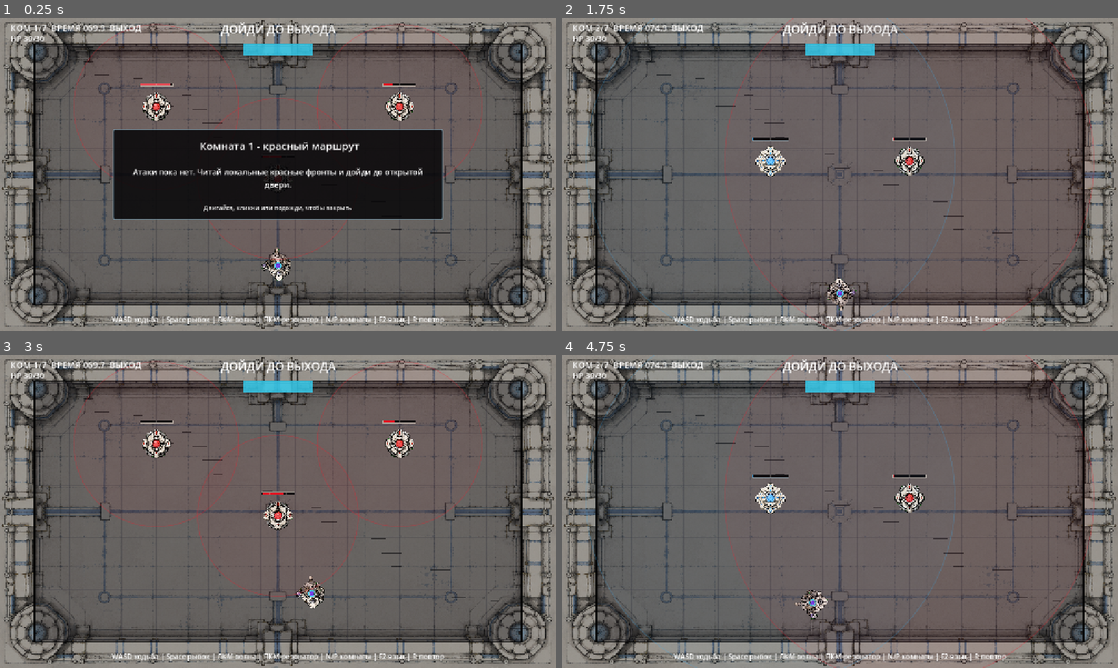
Above: before the commit, frames 1-4 (two rows, left to right).
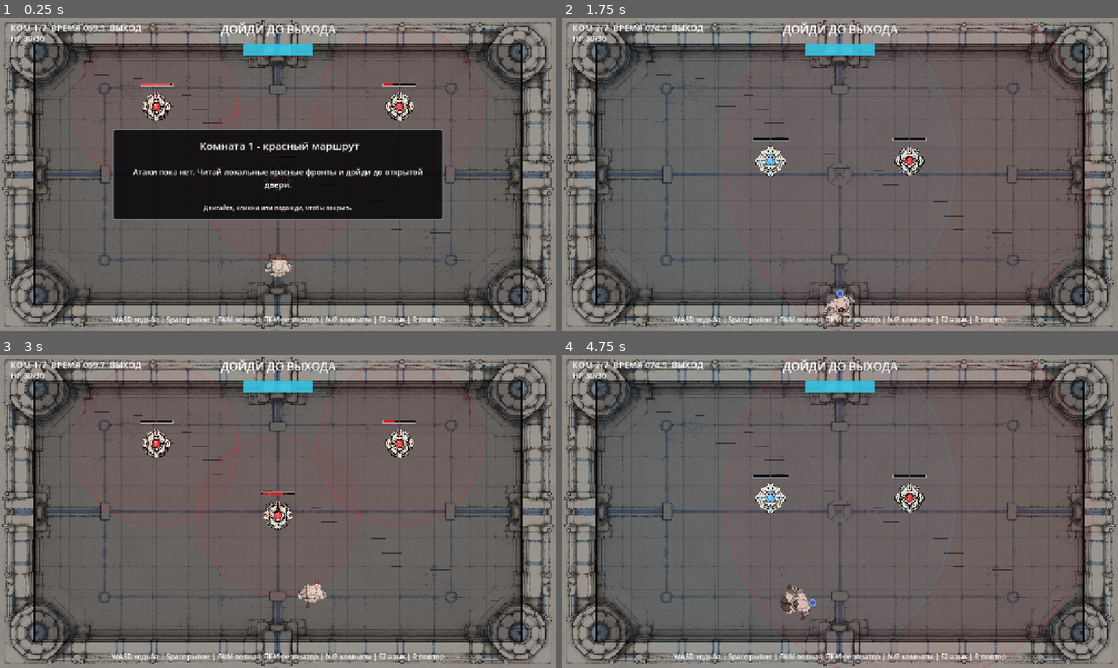
Above: after the commit, the same moments.

Repository: KirillRnd/ellipsis
Game: Godot game, scene res://main.tscn
Two runs of this game, one before a commit and one after it. Both use one fixed random seed, a clock stepped at 60 frames per second and the inputs below.
Inputs (mouse positions are in pixels of both pictures, inside the frame that each line leads up to):
- Up to frame 1 (0.25 s): no input
- Up to frame 2 (1.75 s): tap Enter at 0.5 s; move the mouse to (962, 158) at 0.52 s; hold D 0.53-1.28 s; hold R 0.53-1.28 s; click (962, 158) at 0.67 s; tap Space at 0.77, 1.52 s; move the mouse to (728, 190) at 1.27 s; hold S from 1.28 s (still down); tap N at 1.35 s
- Up to frame 3 (3 s): move the mouse to (333, 442) at 2.02 s; release S at 2.03 s; hold D 2.03-2.78 s; hold P 2.03-2.78 s; move the mouse to (250, 574) at 2.77 s; hold W from 2.78 s (still down); tap Enter at 2.85 s; click (250, 574) at 2.92 s
- Up to frame 4 (4.75 s): tap Space at 3.02, 3.77, 4.52 s; move the mouse to (1006, 558) at 3.52 s; release W at 3.53 s; hold R 3.53-4.28 s; hold A from 3.53 s (still down); move the mouse to (673, 464) at 4.27 s; tap N at 4.35 s

The runs differ from the first frame. In frame 1, 0.3% of the frame differs, in the area x 47-53%, y 73-84%; in frame 2, 0.4%; in frame 3, 0.3%; in frame 4, 0.5%, in the area x 39-48%, y 73-85%.

Commit message:
player: integrate ordered Colorless animations

Diff:
--- a/godot/scenes/Player.tscn
+++ b/godot/scenes/Player.tscn
@@ -1,6 +1,150 @@
-[gd_scene load_steps=2 format=3]
+[gd_scene load_steps=21 format=3]
 
 [ext_resource type="Script" path="res://scripts/PlayerController.gd" id="1"]
+[ext_resource type="Texture2D" path="res://assets/actors/colorless/colorless_idle_sheet.png" id="2_idle"]
+[ext_resource type="Texture2D" path="res://assets/actors/colorless/colorless_move_sheet.png" id="3_move"]
+[ext_resource type="Texture2D" path="res://assets/actors/colorless/colorless_hit_sheet.png" id="4_hit"]
+[ext_resource type="Texture2D" path="res://assets/actors/colorless/colorless_dash_sheet.png" id="5_dash"]
+[ext_resource type="Texture2D" path="res://assets/actors/colorless/colorless_place_resonator_two_state_sheet.png" id="6_place"]
+
+[sub_resource type="AtlasTexture" id="AtlasTexture_dash_0"]
+atlas = ExtResource("5_dash")
+region = Rect2(0, 0, 256, 512)
+
+[sub_resource type="AtlasTexture" id="AtlasTexture_dash_1"]
+atlas = ExtResource("5_dash")
+region = Rect2(256, 0, 256, 512)
+
+[sub_resource type="AtlasTexture" id="AtlasTexture_dash_2"]
+atlas = ExtResource("5_dash")
+region = Rect2(512, 0, 256, 512)
+
+[sub_resource type="AtlasTexture" id="AtlasTexture_idle_0"]
+atlas = ExtResource("2_idle")
+region = Rect2(0, 0, 256, 256)
+
+[sub_resource type="AtlasTexture" id="AtlasTexture_idle_1"]
+atlas = ExtResource("2_idle")
+region = Rect2(256, 0, 256, 256)
+
+[sub_resource type="AtlasTexture" id="AtlasTexture_move_0"]
+atlas = ExtResource("3_move")
+region = Rect2(0, 0, 256, 256)
+
+[sub_resource type="AtlasTexture" id="AtlasTexture_move_1"]
+atlas = ExtResource("3_move")
+region = Rect2(256, 0, 256, 256)
+
+[sub_resource type="AtlasTexture" id="AtlasTexture_move_2"]
+atlas = ExtResource("3_move")
+region = Rect2(512, 0, 256, 256)
+
+[sub_resource type="AtlasTexture" id="AtlasTexture_move_3"]
+atlas = ExtResource("3_move")
+region = Rect2(768, 0, 256, 256)
+
+[sub_resource type="AtlasTexture" id="AtlasTexture_hit_0"]
+atlas = ExtResource("4_hit")
+region = Rect2(0, 0, 256, 256)
+
+[sub_resource type="AtlasTexture" id="AtlasTexture_hit_1"]
+atlas = ExtResource("4_hit")
+region = Rect2(256, 0, 256, 256)
+
+[sub_resource type="AtlasTexture" id="AtlasTexture_place_0"]
+atlas = ExtResource("6_place")
+region = Rect2(0, 0, 256, 256)
+
+[sub_resource type="AtlasTexture" id="AtlasTexture_place_1"]
+atlas = ExtResource("6_place")
+region = Rect2(256, 0, 256, 256)
+
+[sub_resource type="SpriteFrames" id="SpriteFrames_colorless"]
+animations = [{
+"frames": [{
+"duration": 1.0,
+"texture": SubResource("AtlasTexture_dash_0")
+}, {
+"duration": 1.0,
+"texture": SubResource("AtlasTexture_dash_1")
+}, {
+"duration": 1.0,
+"texture": SubResource("AtlasTexture_dash_2")
+}],
+"loop": false,
+"name": &"dash",
+"speed": 24.0
+}, {
+"frames": [{
+"duration": 1.0,
+"texture": SubResource("AtlasTexture_hit_0")
+}, {
+"duration": 1.0,
+"texture": SubResource("AtlasTexture_hit_1")
+}],
+"loop": false,
+"name": &"hit",
+"speed": 8.0
+}, {
+"frames": [{
+"duration": 1.0,
+"texture": SubResource("AtlasTexture_idle_0")
+}, {
+"duration": 1.0,
+"texture": SubResource("AtlasTexture_idle_1")
+}, {
+"duration": 1.0,
+"texture": SubResource("AtlasTexture_idle_0")
+}],
+"loop": true,
+"name": &"idle",
+"speed": 2.4
+}, {
+"frames": [{
+"duration": 1.0,
+"texture": SubResource("AtlasTexture_move_0")
+}, {
+"duration": 1.0,
+"texture": SubResource("AtlasTexture_move_1")
+}, {
+"duration": 1.0,
+"texture": SubResource("AtlasTexture_move_0")
+}, {
+"duration": 1.0,
+"texture": SubResource("AtlasTexture_move_2")
+}, {
+"duration": 1.0,
+"texture": SubResource("AtlasTexture_move_3")
+}, {
+"duration": 1.0,
+"texture": SubResource("AtlasTexture_move_2")
+}],
+"loop": true,
+"name": &"move",
+"speed": 7.0
+}, {
+"frames": [{
+"duration": 1.0,
+"texture": SubResource("AtlasTexture_place_0")
+}, {
+"duration": 1.0,
+"texture": SubResource("AtlasTexture_place_1")
+}, {
+"duration": 1.0,
+"texture": SubResource("AtlasTexture_place_0")
+}],
+"loop": false,
+"name": &"place_resonator",
+"speed": 5.0
+}]
 
 [node name="Player" type="CharacterBody2D"]
 script = ExtResource("1")
+
+[node name="VisualRoot" type="Node2D" parent="."]
+scale = Vector2(0.35, 0.35)
+
+[node name="Body" type="AnimatedSprite2D" parent="VisualRoot"]
+sprite_frames = SubResource("SpriteFrames_colorless")
+animation = &"idle"
+centered = true
--- a/godot/scripts/Main.gd
+++ b/godot/scripts/Main.gd
@@ -408,6 +408,7 @@
 	_resonator.global_position = target
 	_resonator.expired.connect(_on_resonator_expired)
 	add_child(_resonator)
+	player.play_action(&"place_resonator", target - player.global_position)
 	_status_label.text = _t("resonator_set")
 
 
--- a/godot/scripts/PlayerController.gd
+++ b/godot/scripts/PlayerController.gd
@@ -14,10 +14,10 @@
 const FIRE_COOLDOWN := 0.11
 const HELD_FIRE_INTERVAL := 0.22
 const COUNTER_WAVE_REACH_RADIUS := Wave.PLAYER_MAX_RADIUS
-const PLAYER_TEXTURE := preload("res://assets/actors/player_bescolor_topdown.png")
-const PLAYER_TEXTURE_SIZE := Vector2(710.0, 818.0)
-const PLAYER_SPRITE_SIZE := Vector2(68.0, 78.0)
-const PLAYER_SPRITE_PIVOT_SOURCE := Vector2(309.0, 373.0)
+const DASH_VISUAL_OFFSET := Vector2(0.0, -128.0)
+
+@onready var _visual_root: Node2D = $VisualRoot
+@onready var _body: AnimatedSprite2D = $VisualRoot/Body
 
 var hit_points := 30
 var counter_wave_enabled := false
@@ -30,9 +30,13 @@
 var _last_move_dir := Vector2.UP
 var _fire_was_down := false
 var _dash_was_down := false
+var _base_animation := &"idle"
+var _action_animation := &""
 
 
 func _ready() -> void:
+	_body.animation_finished.connect(_on_body_animation_finished)
+	_body.play(&"idle")
 	hit_points_changed.emit(hit_points)
 
 
@@ -46,6 +50,11 @@
 	_invulnerable_left = 0.0
 	_fire_was_down = false
 	_dash_was_down = false
+	_action_animation = &""
+	_base_animation = &"idle"
+	if is_instance_valid(_body):
+		_body.offset = Vector2.ZERO
+		_body.play(&"idle")
 	if restore_hit_points:
 		hit_points = 30
 		hit_points_changed.emit(hit_points)
@@ -65,6 +74,7 @@
 	if dash_enabled and dash_down and not _dash_was_down and _dash_cooldown <= 0.0:
 		_dash_time_left = DASH_TIME
 		_dash_cooldown = DASH_COOLDOWN
+		play_action(&"dash")
 	_dash_was_down = dash_down
 
 	var move_speed := DASH_SPEED if _dash_time_left > 0.0 else SPEED
@@ -72,6 +82,7 @@
 	move_and_slide()
 	global_position = global_position.clamp(ARENA_RECT.position, ARENA_RECT.end)
 
+	_update_visual_state(input_dir)
 	_update_counter_wave_input(delta)
 	queue_redraw()
 
@@ -118,6 +129,7 @@
 		return
 	hit_points -= amount
 	_invulnerable_left = INVULNERABLE_TIME
+	play_action(&"hit")
 	hit_points_changed.emit(hit_points)
 	if hit_points <= 0:
 		died.emit()
@@ -133,27 +145,50 @@
 	return clampf(_fire_cooldown / FIRE_COOLDOWN, 0.0, 1.0)
 
 
+func play_action(animation_name: StringName, facing_direction: Vector2 = Vector2.ZERO) -> void:
+	if not is_instance_valid(_body):
+		return
+	if not _body.sprite_frames.has_animation(animation_name):
+		return
+	if facing_direction.length_squared() > 0.0:
+		_last_move_dir = facing_direction.normalized()
+		_update_visual_rotation()
+	_action_animation = animation_name
+	_body.offset = DASH_VISUAL_OFFSET if animation_name == &"dash" else Vector2.ZERO
+	_body.play(animation_name)
+
+
+func _update_visual_state(input_dir: Vector2) -> void:
+	if not is_instance_valid(_visual_root) or not is_instance_valid(_body):
+		return
+	_update_visual_rotation()
+	var blink := is_invulnerable() and int(Time.get_ticks_msec() / 80) % 2 == 0
+	_body.modulate.a = 0.45 if blink else 1.0
+	_base_animation = &"move" if input_dir.length_squared() > 0.0 or _dash_time_left > 0.0 else &"idle"
+	if _action_animation == &"" and _body.animation != _base_animation:
+		_body.play(_base_animation)
+
+
+func _update_visual_rotation() -> void:
+	_visual_root.rotation = _last_move_dir.angle() + PI * 0.5
+
+
+func _on_body_animation_finished() -> void:
+	if _action_animation == &"":
+		return
+	_action_animation = &""
+	_body.offset = Vector2.ZERO
+	_body.play(_base_animation)
+
+
 func _draw() -> void:
 	var blink := is_invulnerable() and int(Time.get_ticks_msec() / 80) % 2 == 0
 	var center_color := Color(0.45, 0.22, 1.0, 0.55 if blink else 0.85)
 	var hitbox_color := Color(0.30, 0.85, 1.0, 0.95)
-	var sprite_alpha := 0.45 if blink else 1.0
 
 	_draw_counter_wave_reach()
-	_draw_player_sprite(sprite_alpha)
 	draw_circle(Vector2.ZERO, 5.0, center_color)
 	draw_arc(Vector2.ZERO, 7.0, 0.0, TAU, 48, hitbox_color, 2.0, true)
-
-
-func _draw_player_sprite(sprite_alpha: float) -> void:
-	var rotation := _last_move_dir.angle() - PI * 0.5
-	var pivot := Vector2(
-		PLAYER_SPRITE_SIZE.x * PLAYER_SPRITE_PIVOT_SOURCE.x / PLAYER_TEXTURE_SIZE.x,
-		PLAYER_SPRITE_SIZE.y * PLAYER_SPRITE_PIVOT_SOURCE.y / PLAYER_TEXTURE_SIZE.y
-	)
-	draw_set_transform(Vector2.ZERO, rotation, Vector2.ONE)
-	draw_texture_rect(PLAYER_TEXTURE, Rect2(-pivot, PLAYER_SPRITE_SIZE), false, Color(1.0, 1.0, 1.0, sprite_alpha))
-	draw_set_transform(Vector2.ZERO, 0.0, Vector2.ONE)
 
 
 func _draw_counter_wave_reach() -> void:
Binary file added: godot/assets/actors/colorless/colorless_dash_sheet.png
Not shown, added: godot/assets/actors/colorless/colorless_dash_sheet.png.import
Binary file added: godot/assets/actors/colorless/colorless_hit_sheet.png
Not shown, added: godot/assets/actors/colorless/colorless_hit_sheet.png.import
Binary file added: godot/assets/actors/colorless/colorless_idle_sheet.png
Not shown, added: godot/assets/actors/colorless/colorless_idle_sheet.png.import
Binary file added: godot/assets/actors/colorless/colorless_move_sheet.png
Not shown, added: godot/assets/actors/colorless/colorless_move_sheet.png.import
Binary file added: godot/assets/actors/colorless/colorless_place_resonator_two_state_sheet.png
Not shown, added: godot/assets/actors/colorless/colorless_place_resonator_two_state_sheet.png.import
Not shown, changed: docs/ellipse_sprite_design_contract_v1_1.md
Not shown, added: tools/build_colorless_runtime_assets.py
